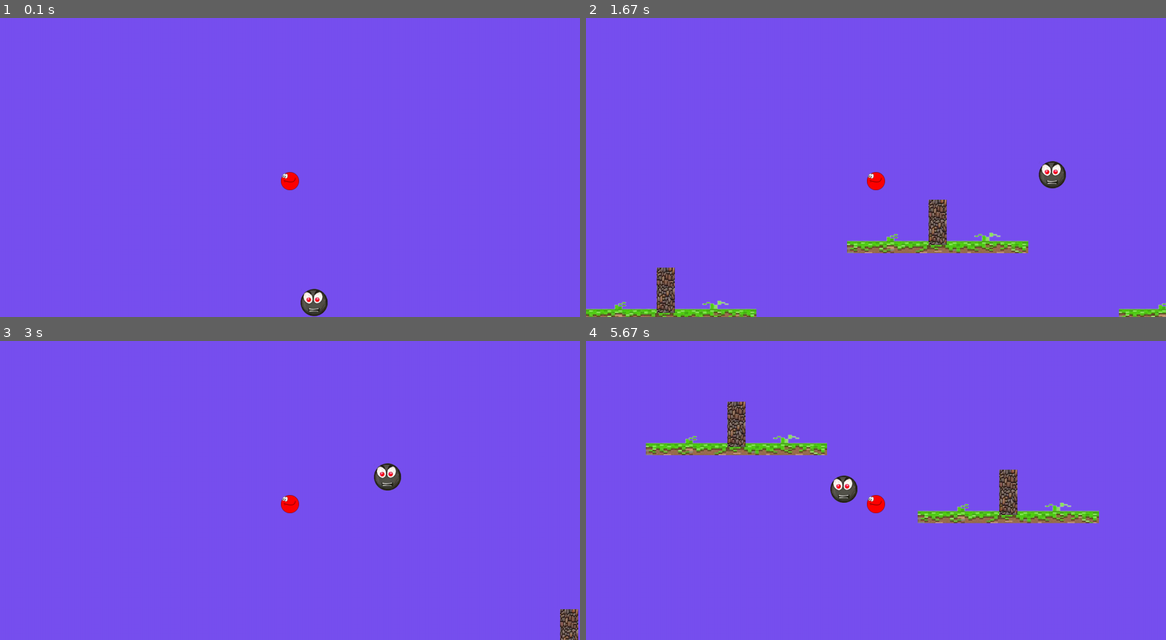
Above: before the commit, frames 1-4 (two rows, left to right).
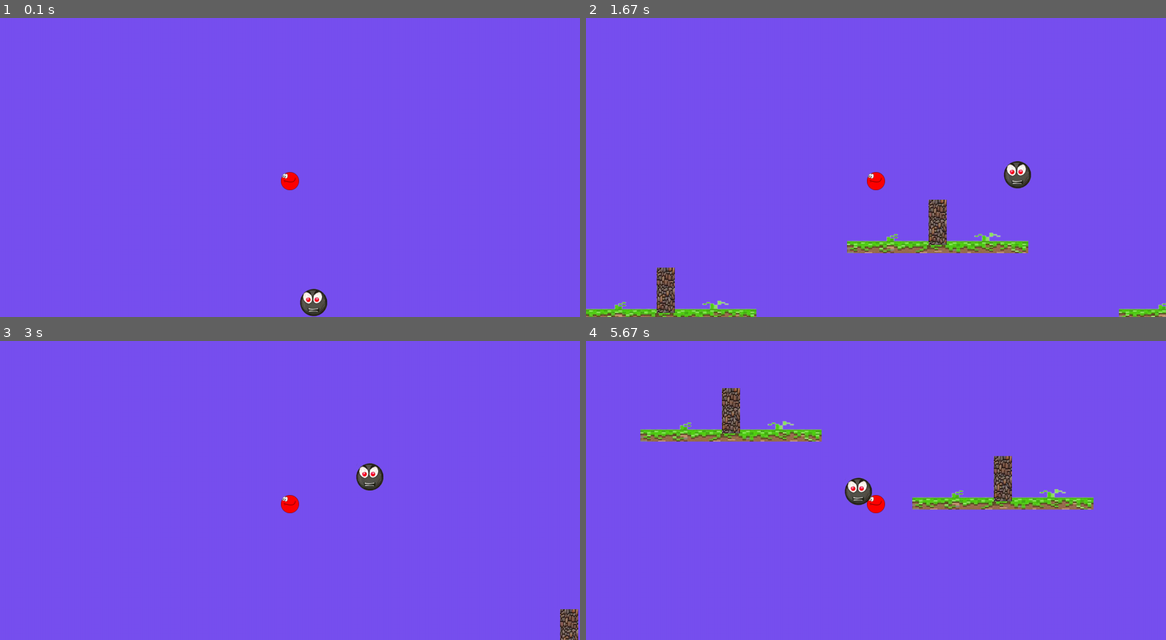
Above: after the commit, the same moments.

Repository: itu-itis24-akkan23/RedbollBackup
Game: pygame game, started from pygames/V1replay.py
Two runs of this game, one before a commit and one after it. Both use one fixed random seed, a clock stepped at 60 frames per second and the inputs below.
Inputs:
- Up to frame 1 (0.1 s): no input
- Up to frame 2 (1.67 s): no input
- Up to frame 3 (3 s): no input
- Up to frame 4 (5.67 s): no input

The runs differ from the first frame. In frame 1, 0.1% of the frame differs, in the area x 51-57%, y 90-100%; in frame 2, 0.7%; in frame 3, 0.6%; in frame 4, 7.0%, in the area x 9-89%, y 15-61%.

Commit message:
good commit

Diff:
--- a/pygames/V1.py
+++ b/pygames/V1.py
@@ -150,7 +150,7 @@
 
     if erel[1] > 0:
         enemy.y += 8
-    enemy.x -= erel[0]//100
+    enemy.x -= erel[0]//50
     enemy.y += erel[1]//5
     if erel[1] < 20:
         boost = False
--- a/pygames/V1ai.py
+++ b/pygames/V1ai.py
@@ -75,7 +75,9 @@
 genDone=0
 jumpCount=0
 
-learningRate = 0.2
+learningRate = 0.5
+afterLearn = 0.2
+
 
 while active:
     if input_a==False and input_d==False:
@@ -90,7 +92,7 @@
         if creatureNumber == batchSize:
             print("gen", genDone,max(allFitness))
             if genDone>=20:
-                learningRate=0.05
+                learningRate=afterLearn
             array = np.array(
                 (parameters[allFitness.index(max(allFitness))]), dtype=object)
             np.save("data.npy",array,allow_pickle=True)
@@ -123,16 +125,6 @@
     time += 1
     leftcol = False
     rightcol = False
-    # for i in pg.event.get():
-    #     if i.type == pg.QUIT:
-    #         active = False
-    #     elif i.type == pg.MOUSEBUTTONDOWN:
-    #         pass
-    #     elif i.type == pg.KEYDOWN:
-    #         if i.key == pg.K_h:
-    #             hitbox = not hitbox
-
-    # COLLISION
     collision = False
     for land in lands:
         if blob.colliderect(land):
@@ -226,7 +218,7 @@
 
     if erel[1] > 0:
         enemy.y += 8
-    enemy.x -= erel[0]//100
+    enemy.x -= erel[0]//50
     enemy.y += erel[1]//5
     if erel[1] < 20:
         boost = False
--- a/pygames/V1replay.py
+++ b/pygames/V1replay.py
@@ -162,7 +162,7 @@
 
     if erel[1] > 0:
         enemy.y += 8
-    enemy.x -= erel[0]//100
+    enemy.x -= erel[0]//50
     enemy.y += erel[1]//5
     if erel[1] < 20:
         boost = False
--- a/pygames/master.py
+++ b/pygames/master.py
@@ -23,14 +23,14 @@
 
 def mutate(survivors, learningRate):
     nsurv = survivors
-    for survivor in range(25):
-        z = init()
+    for survivornum in range(25):
+        rands = init()
         l = []
         ns = []
-        for j in z:
+        for j in rands:
             l.append(j*learningRate)
         for f in range(8):
-            ns.append(survivors[survivor][f]+l[f])
+            ns.append(survivors[survivornum][f]+l[f])
         nsurv.append(ns)
     return nsurv
 
Not shown, changed: .gitignore
